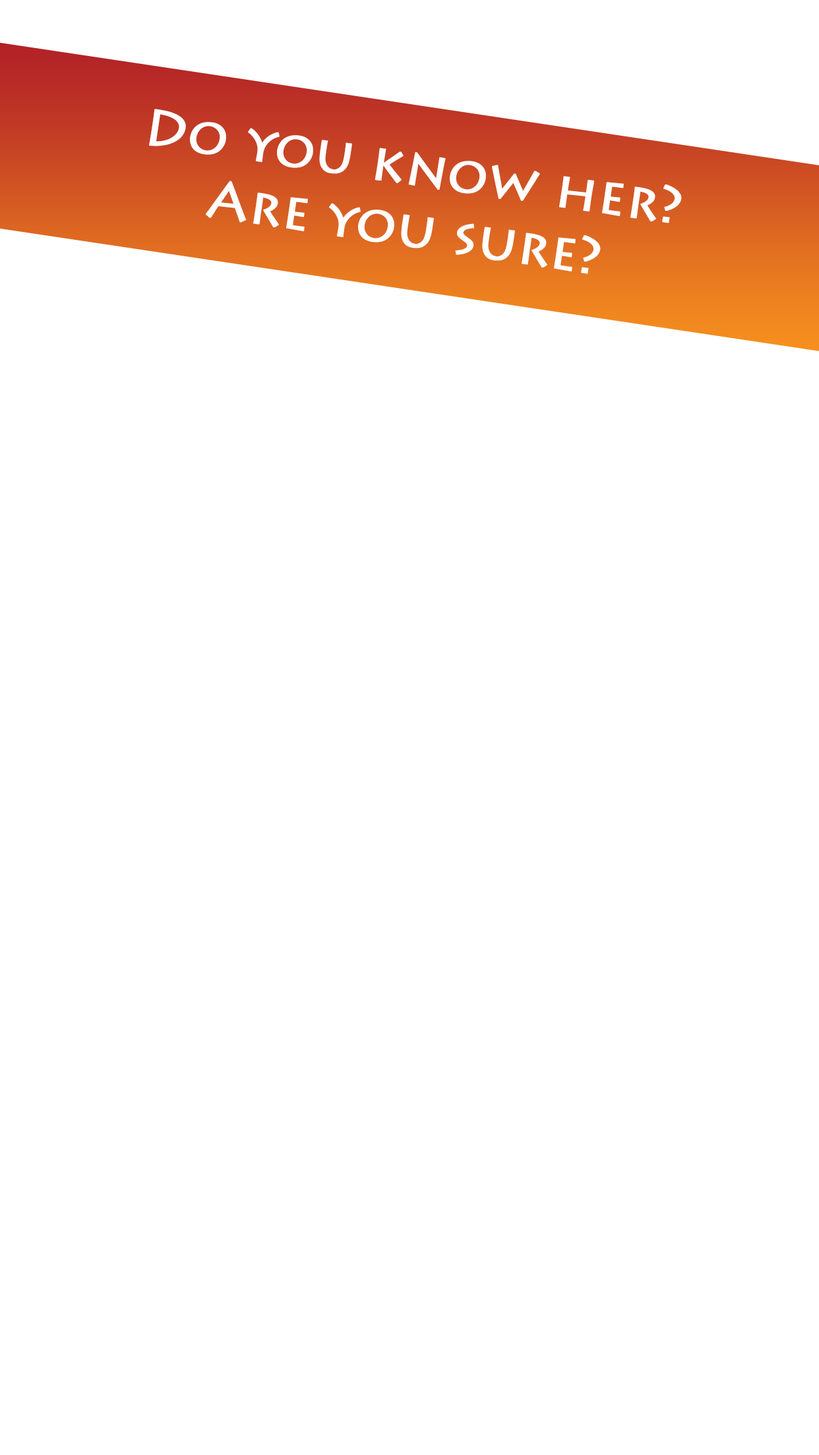
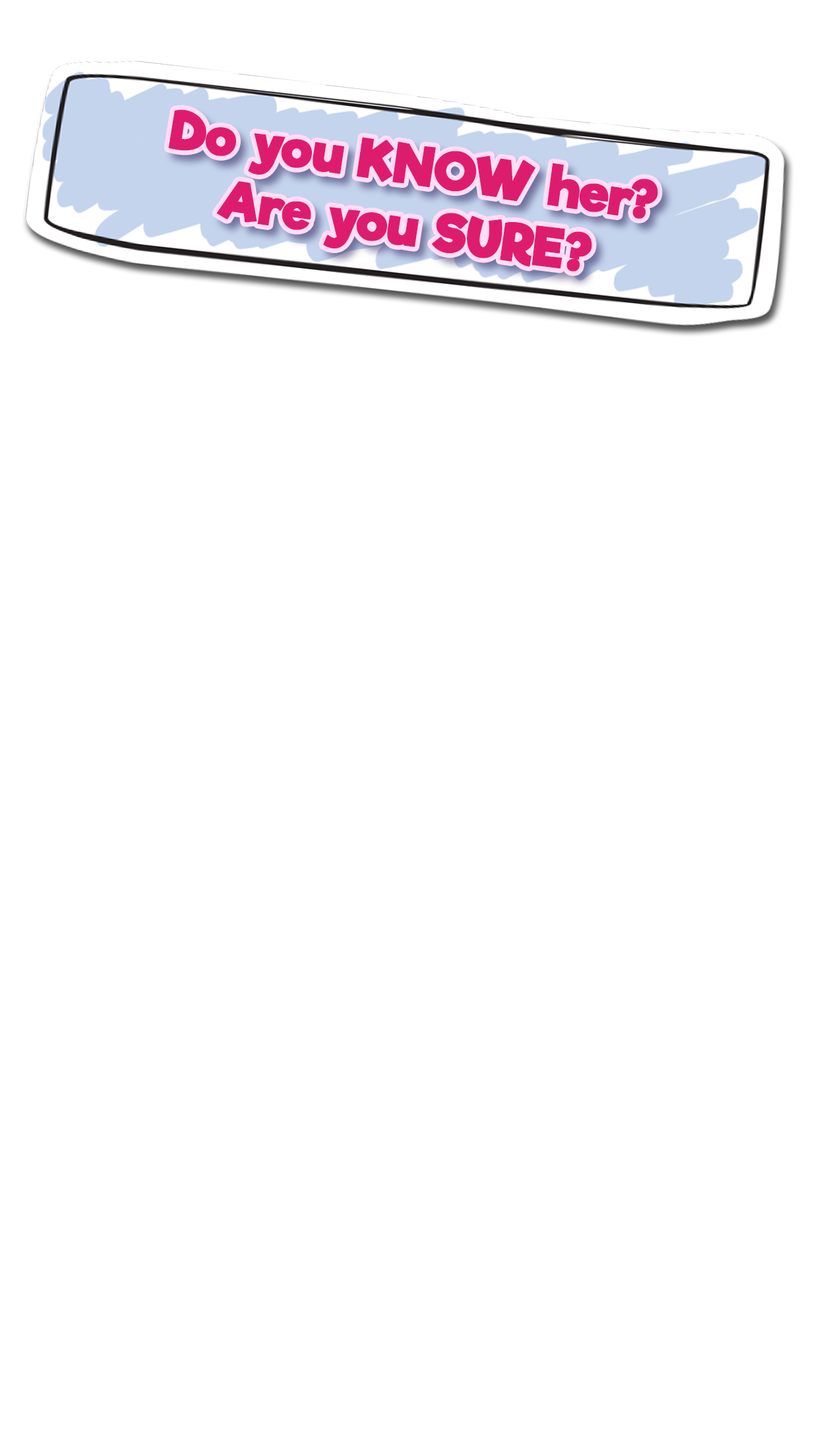
Before/after of a 819px x 1455px layered artwork. What changed in the layer stack:
renamed "Do you know her? Are you sure?" to "Do you KNOW her? Are you SURE?", painted on it over [148, 108, 682, 275]
showed group "pt" (4 layers) over [95, 106, 702, 338]
showed group "es" (4 layers) over [102, 105, 681, 337]
hid "Rectangle 2 copy" over [0, 42, 819, 352]
added group "CIMA" with 2 layers above "BAIXO" over [0, 42, 819, 352]
added layer "btn-store-selected" in group "CIMA" over [21, 59, 795, 339]
added layer "Gradient Fill 1 copy" in group "CIMA" over [0, 42, 819, 352]
